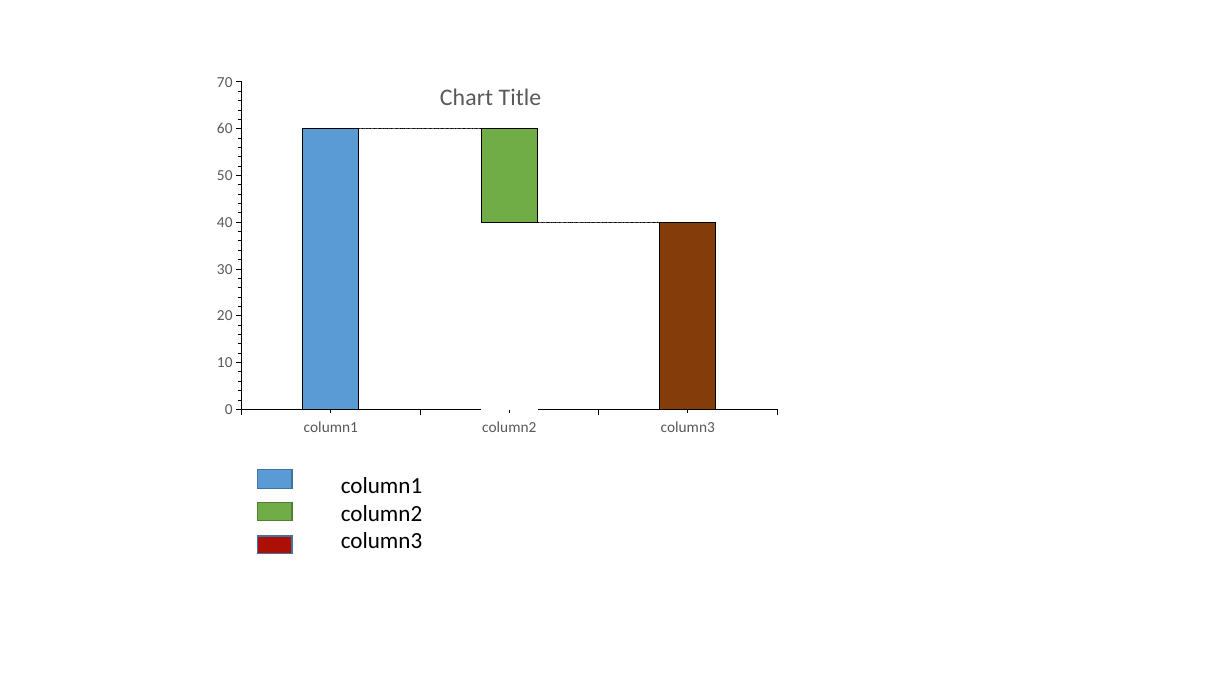
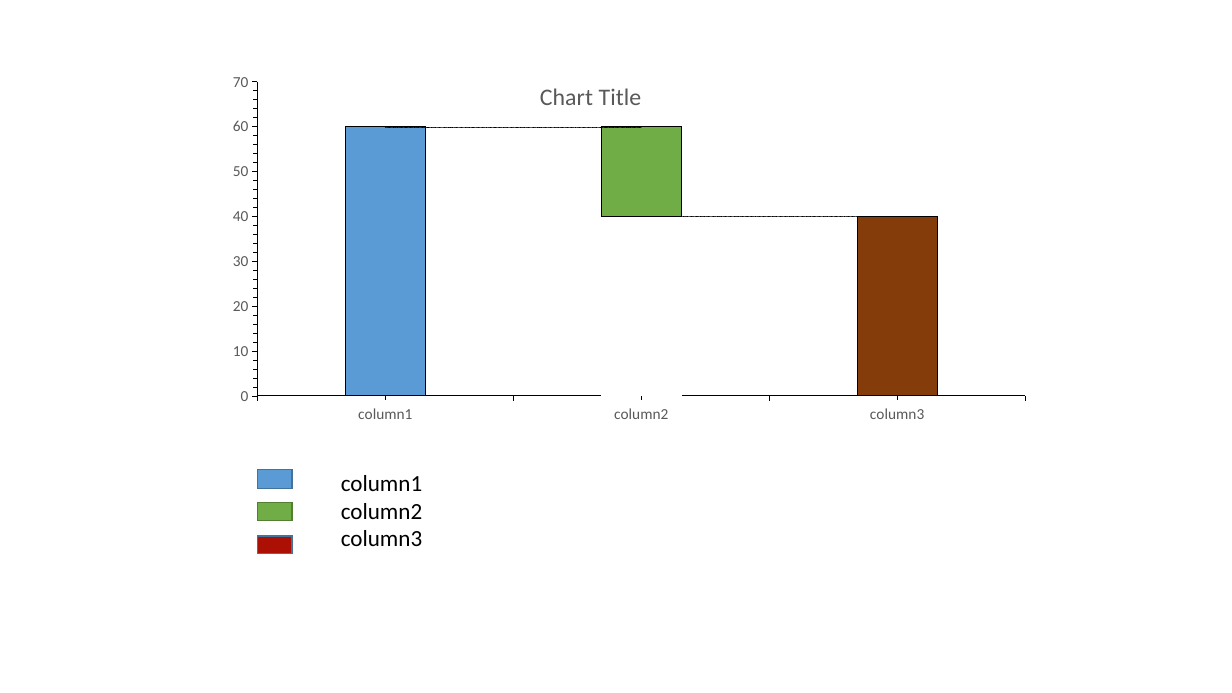
Before and after one commit to rajagopal4890/pptgen, a slide deck: slide 2 of DocumentService/Templates/inspection_report_template.pptx. Drawn at 1232x693 pixels with LibreOffice and Linux fonts; fonts in the diff are those of the drawing. Boxes give left, top, right and bottom in pixels: in the first picture for what was removed or moved away, otherwise in the second. Text is boxed around its words. In the diff, an @@ line names an element or a change of style, - is before the commit and + after.

```diff
--- a/DocumentService/Templates/inspection_report_template.pptx
+++ b/DocumentService/Templates/inspection_report_template.pptx
@@ column stacked chart: place and size @@
-column stacked chart at [205, 73, 777, 470]
+column stacked chart at [205, 73, 1026, 455]
```
Also in this commit, not shown: 1 other file.
